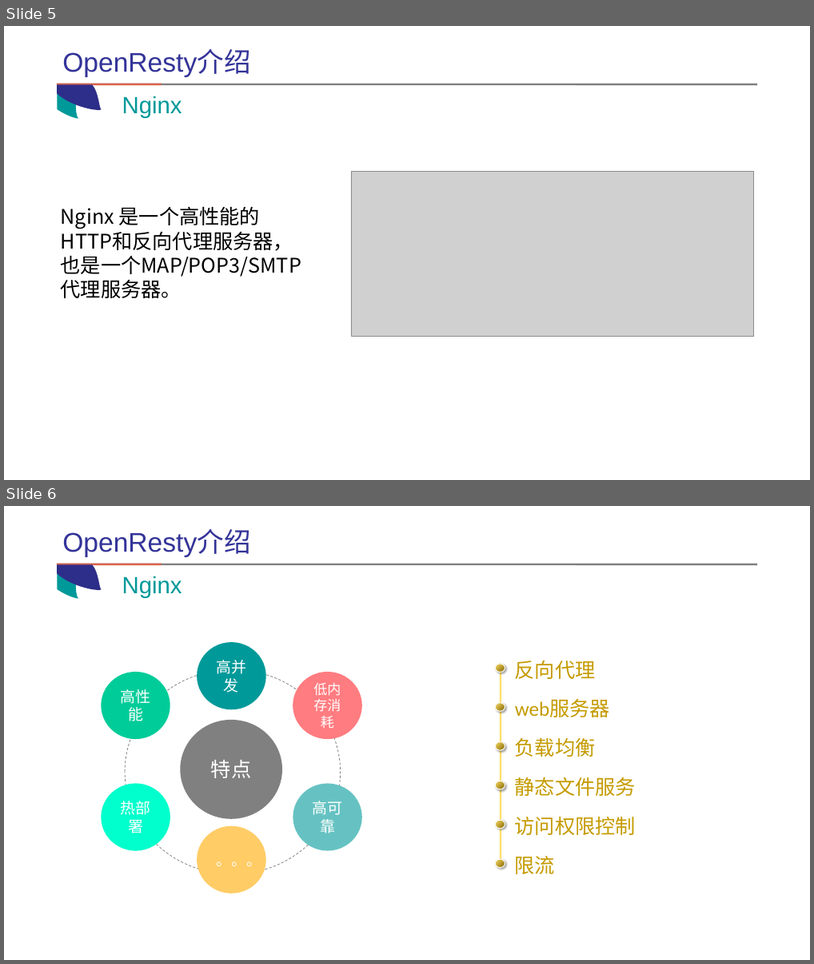
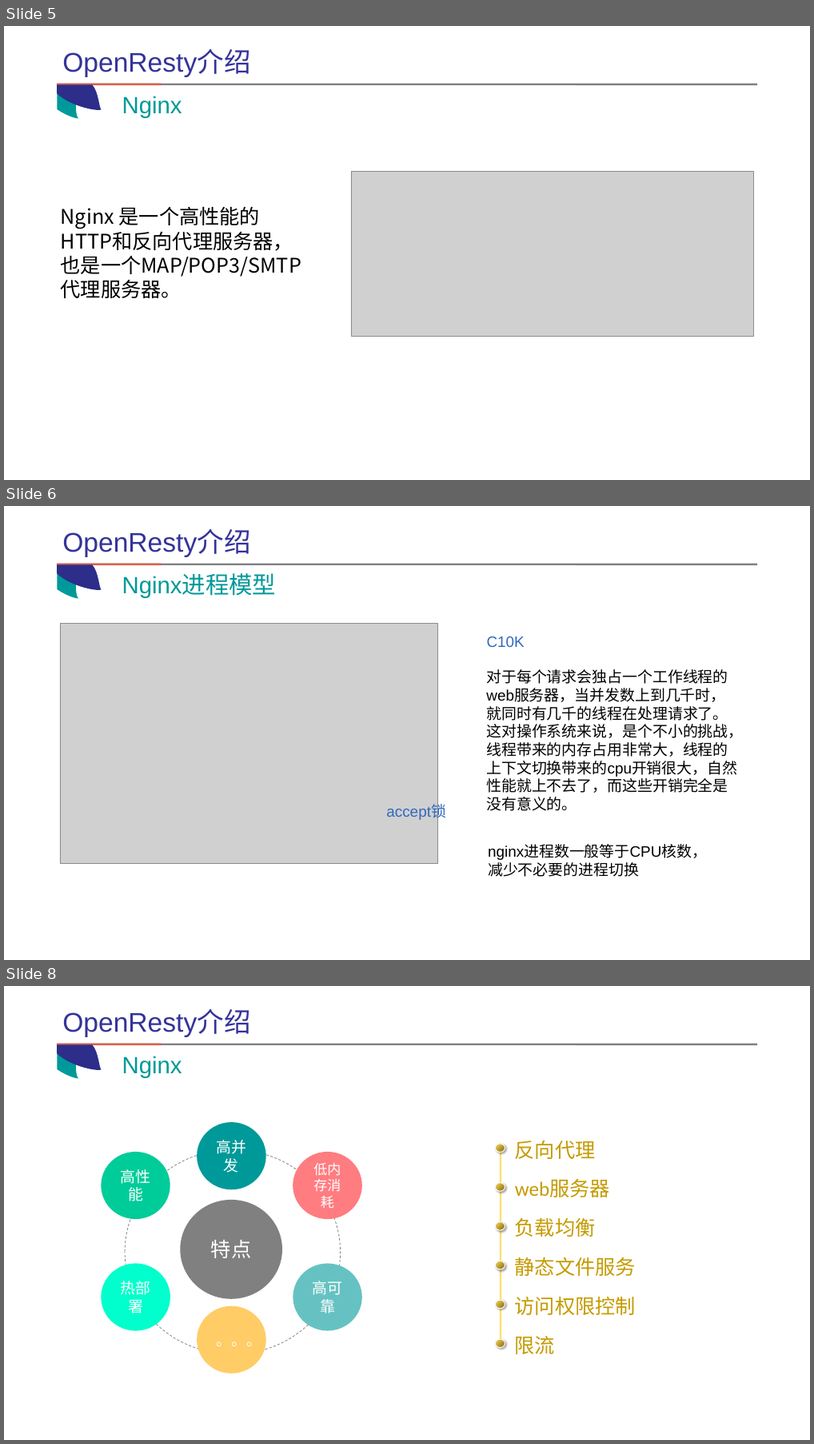
Before and after one commit to coder-zhuyu/OpenResty-share, a slide deck: openresty-share.pptx. Shown one above the other, each under a label of ours: slides 5 and 6 before the commit, slides 5, 6 and 8 after it; the slides between them are not shown. The pictures are 814x964 and 814x1444 pixels, drawn with LibreOffice and Linux fonts; fonts in the diff are those of the drawing; grey boxes stand for pictures. Boxes give left, top, right and bottom in pixels: in the first picture for what was removed or moved away, otherwise in the second. Text is boxed around its words. In the diff, an @@ line names an element or a change of style, - is before the commit and + after.

```diff
--- a/openresty-share.pptx
+++ b/openresty-share.pptx
@@ slide 6 added at [4, 506, 810, 960], background #FFFFFF @@
@@ text added at [62, 530, 250, 557], 32 pt, text #333399 @@
+OpenResty介绍
@@ line added from (57, 564) to (162, 564), #DD634F 2.25 pt @@
@@ freeform shape added at [57, 565, 80, 599], fill #009999 @@
@@ freeform shape added at [57, 564, 101, 590], fill #2D2D8A @@
@@ line added from (58, 564) to (758, 564), #808080 2.25 pt @@
@@ text added at [122, 574, 277, 597], 28 pt, text #009999 @@
+Nginx进程模型
@@ picture added at [60, 624, 438, 864] @@
@@ text added at [487, 636, 525, 647], 18 pt, text #3169BD @@
+C10K
@@ text added at [486, 669, 743, 811], 18 pt, text #000000 @@
+对于每个请求会独占一个工作线程的web服务器，当并发数上到几千时，就同时有几千的线程在处理请求了。这对操作系统来说，是个不小的挑战，线程带来的内存占用非常大，线程的上下文切换带来的cpu开销很大，自然性能就上不去了，而这些开销完全是没有意义的。
@@ text added at [386, 804, 446, 820], 18 pt, text #3169BD @@
+accept锁
@@ text added at [488, 844, 707, 876], 18 pt, text #000000 @@
+nginx进程数一般等于CPU核数，减少不必要的进程切换
@@ what was slide 6 is now slide 8 @@
```
Also in this commit, not shown: 13 slides changed, 9 other slides added, 14 other files.
